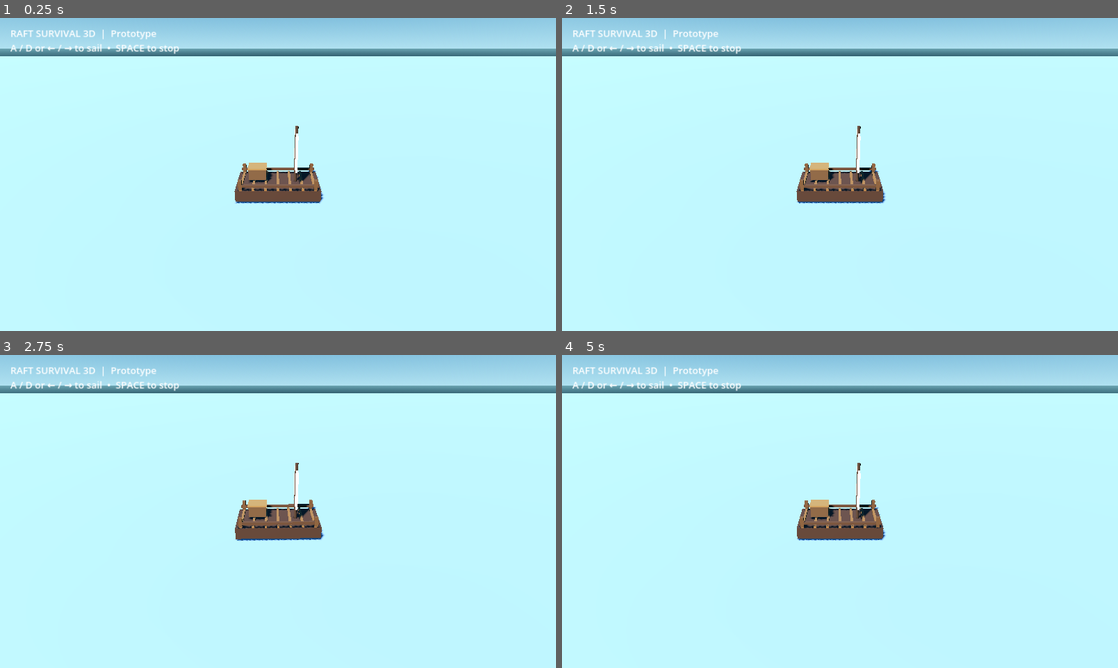
Above: before the commit, frames 1-4 (two rows, left to right).
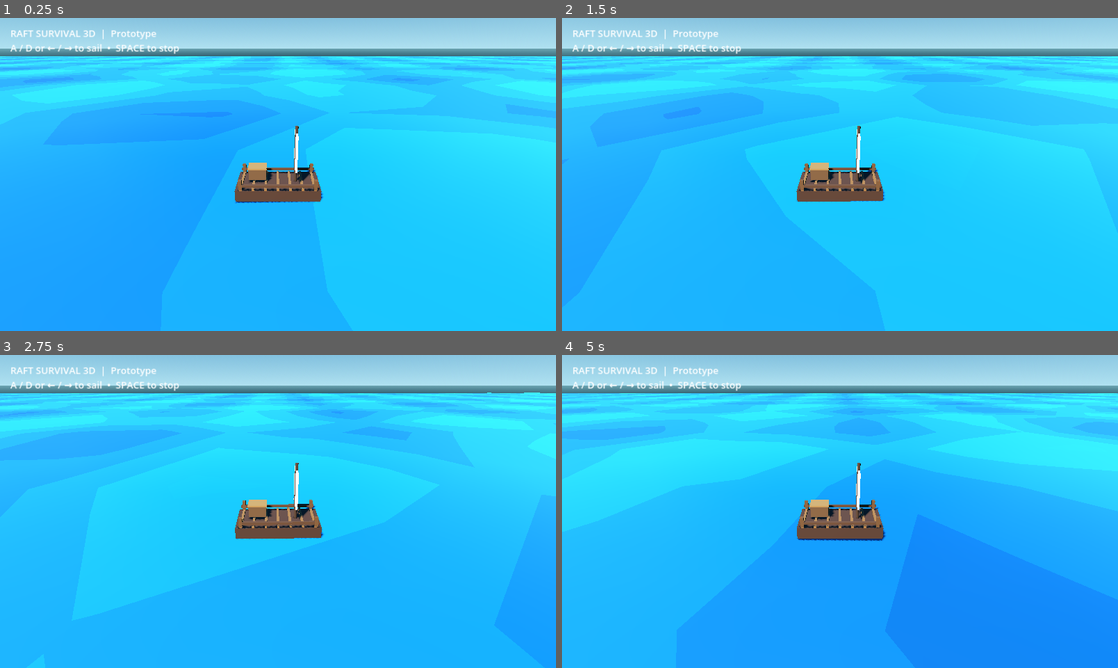
Above: after the commit, the same moments.

Repository: takasur888-glitch/Fishing-simulator-
Game: Godot game, scene res://scenes/main.tscn
Two runs of this game, one before a commit and one after it. Both use one fixed random seed, a clock stepped at 60 frames per second and the inputs below.
Inputs:
- Up to frame 1 (0.25 s): no input
- Up to frame 2 (1.5 s): tap Enter at 0.5 s; hold D 0.53-1.28 s; tap Space at 0.77 s; hold A from 1.28 s (still down)
- Up to frame 3 (2.75 s): tap Space at 1.52 s; release A at 2.03 s; hold D from 2.03 s (still down)
- Up to frame 4 (5 s): tap Space at 3.02, 3.77, 4.52 s; release D at 3.53 s; hold A from 3.53 s (still down)

The runs differ from the first frame. In frame 1, 86% of the frame differs, in the area x 0-100%, y 12-100%; in frame 2, 86%; in frame 3, 86%; in frame 4, 86%.

Commit message:
Fix low-poly ocean shader view reflection

Diff:
--- a/godot3d/scripts/main.gd
+++ b/godot3d/scripts/main.gd
@@ -28,8 +28,8 @@
 void fragment() {
     float bands = floor((wave_value + 1.0) * 3.0) / 6.0;
     vec3 water = mix(deep_water.rgb, light_water.rgb, clamp(0.24 + bands, 0.0, 0.92));
-    float sun_glint = pow(max(dot(normalize(NORMAL), normalize(LIGHT)), 0.0), 18.0);
-    ALBEDO = water + vec3(0.10, 0.20, 0.22) * sun_glint * 0.22;
+    float edge_glint = pow(1.0 - clamp(dot(normalize(NORMAL), normalize(VIEW)), 0.0, 1.0), 5.0);
+    ALBEDO = water + vec3(0.10, 0.20, 0.22) * edge_glint * 0.16;
     ROUGHNESS = 0.48;
     METALLIC = 0.02;
 }
